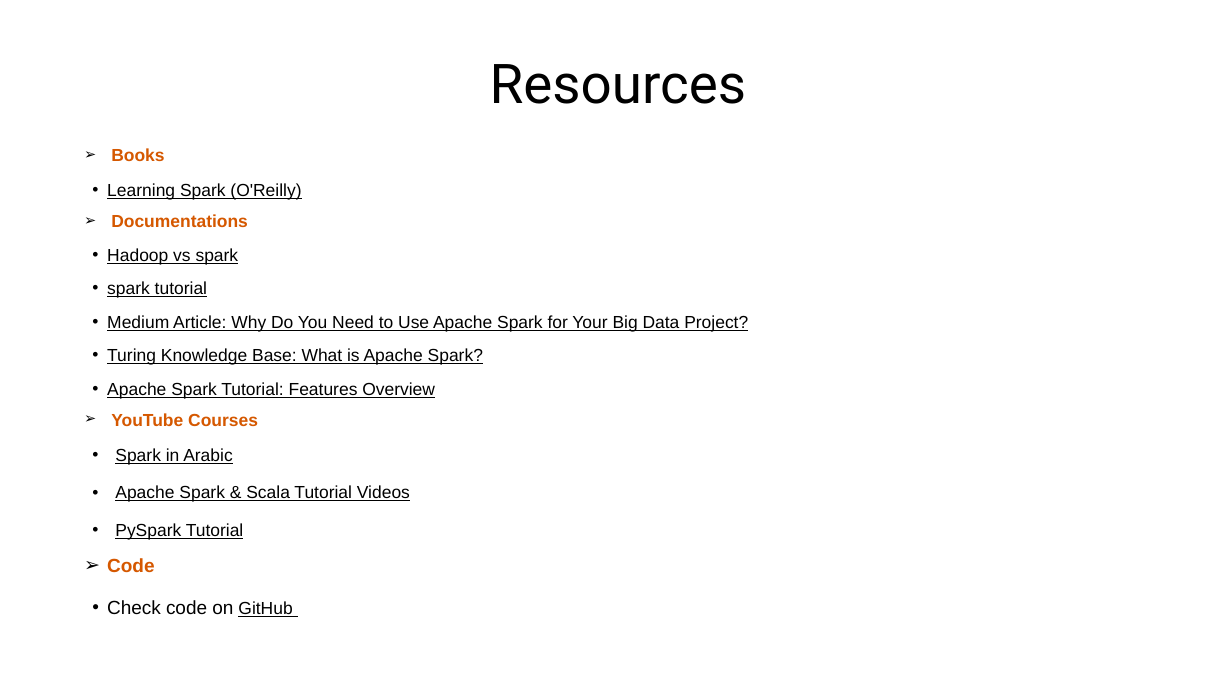
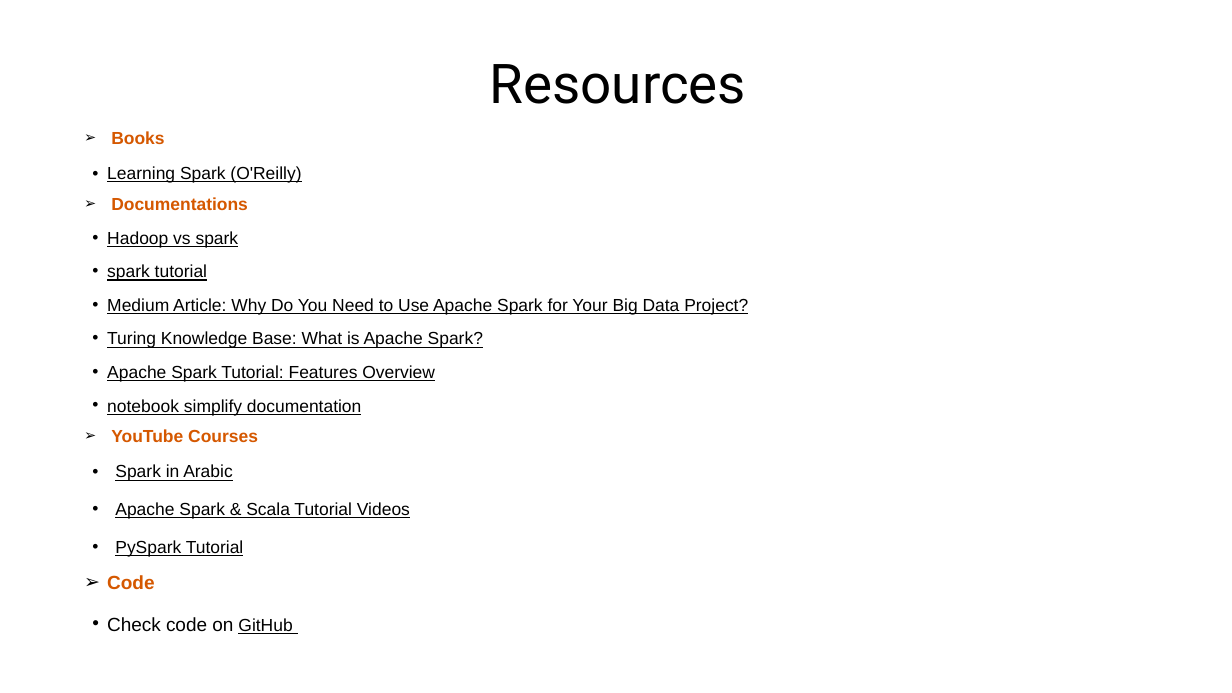
Before and after one commit to danaelshrbiny10/pyspark-playstore, a slide deck: slide 19 of ppt/apache-spark.pptx (slide 17 before the commit). Drawn at 1232x693 pixels with LibreOffice and Linux fonts; fonts in the diff are those of the drawing. Boxes give left, top, right and bottom in pixels: in the first picture for what was removed or moved away, otherwise in the second. Text is boxed around its words. In the diff, an @@ line names an element or a change of style, - is before the commit and + after.

```diff
--- a/ppt/apache-spark.pptx
+++ b/ppt/apache-spark.pptx
@@ text at [107, 399, 361, 415]: paragraph added @@
+• notebook simplify documentation
```
Also in this commit, not shown: 3 other slides changed, 4 slides added, 2 slides removed, 1 other file.
